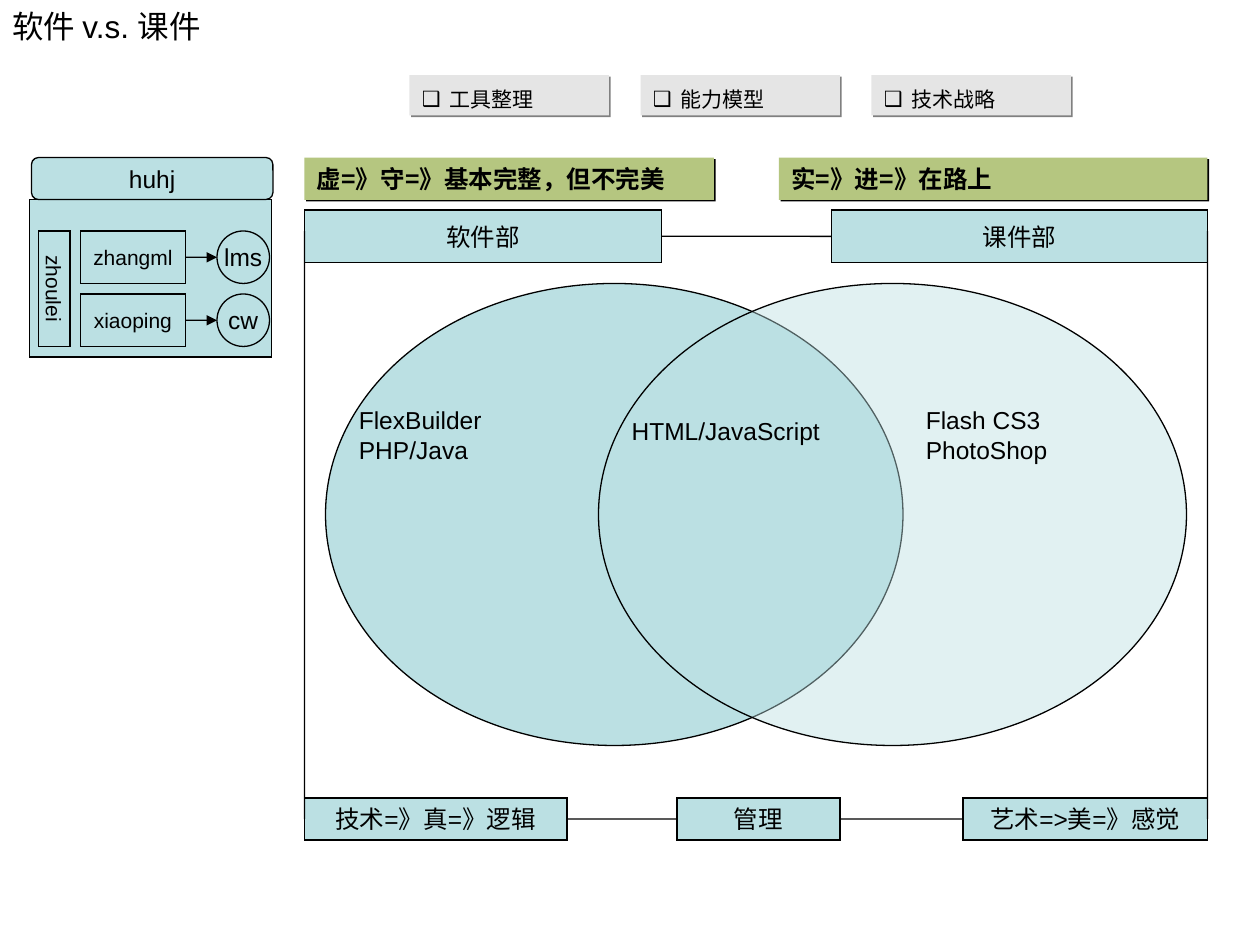
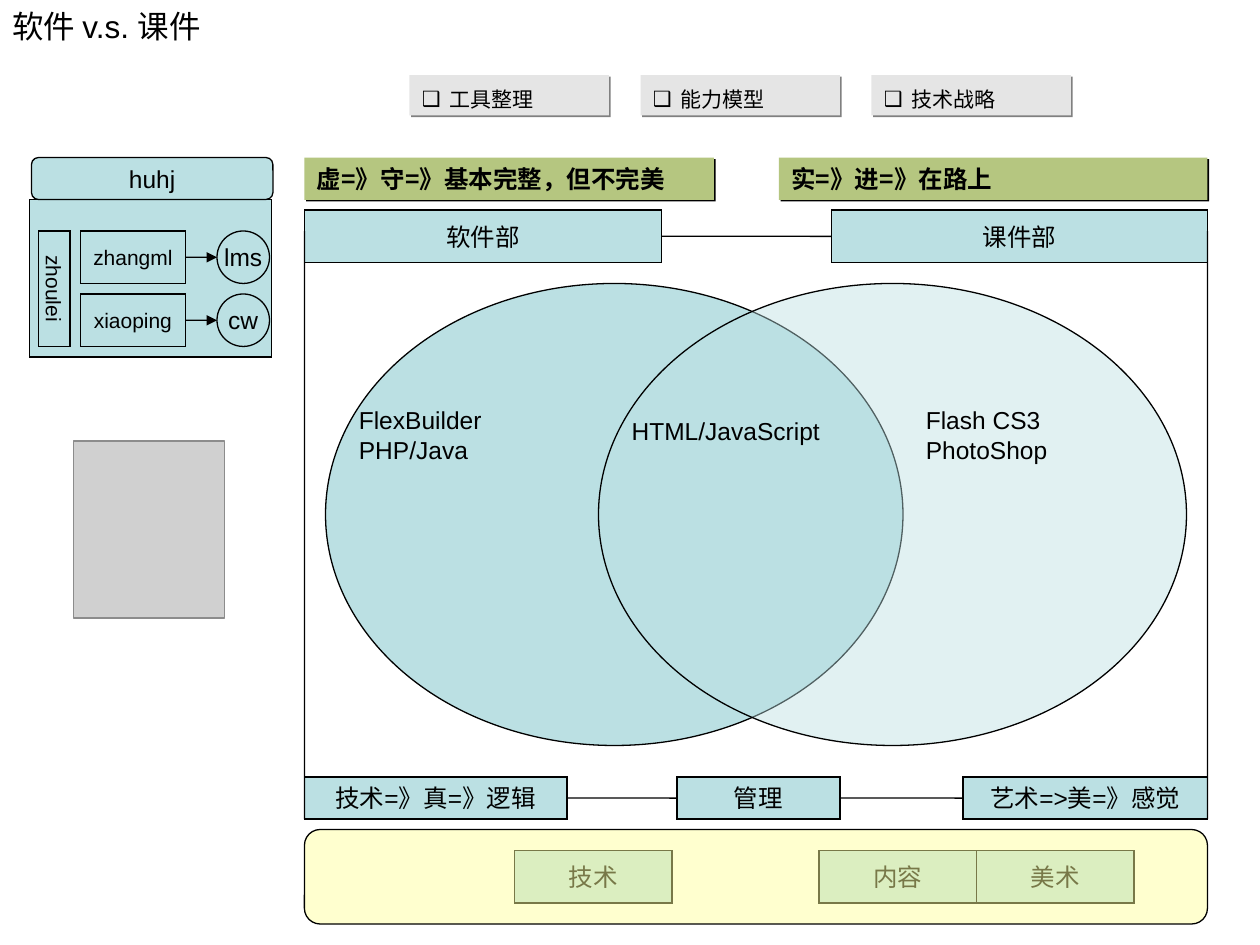
Before and after one commit to myedlt/myflash, a slide deck: slide 5 of docu/CWArch/课件模型.ppt (slide 3 before the commit). Drawn at 1260x945 pixels with LibreOffice and Linux fonts; fonts in the diff are those of the drawing; grey boxes stand for pictures. Boxes give left, top, right and bottom in pixels: in the first picture for what was removed or moved away, otherwise in the second. Text is boxed around its words. In the diff, an @@ line names an element or a change of style, - is before the commit and + after.

```diff
--- a/docu/CWArch/课件模型.ppt
+++ b/docu/CWArch/课件模型.ppt
@@ picture added at <box>73,441,224,619</box> @@
@@ 3 rectangles, 2 lines: place and size @@
-3 rectangles, 2 lines at <box>305,798,1207,839</box>
+3 rectangles, 2 lines at <box>305,777,1207,819</box>
@@ rounded rectangle added at <box>305,829,1208,924</box>, fill #FFFF99 at 47% opacity, outline #000000 0.74 pt @@
@@ rectangle added at <box>514,850,672,903</box>, fill #BBE0E3, outline #000000 0.74 pt, 14 pt, text #000000 @@
+技术
@@ rectangle added at <box>819,850,976,903</box>, fill #BBE0E3, outline #000000 0.74 pt, 14 pt, text #000000 @@
+内容
@@ rectangle added at <box>976,850,1134,903</box>, fill #BBE0E3, outline #000000 0.74 pt, 14 pt, text #000000 @@
+美术
```
Also in this commit, not shown: 4 other slides changed, 4 slides added, 2 other files.
